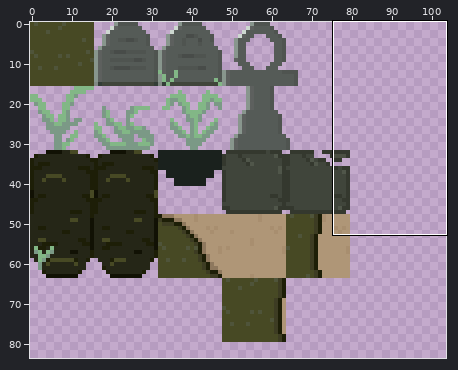
File history of a sprite sheet, Assets/shadow_hunters_tilemap_16.png. Above: a wide view before the commit, with the close-up outlined.
Close-up. Before:
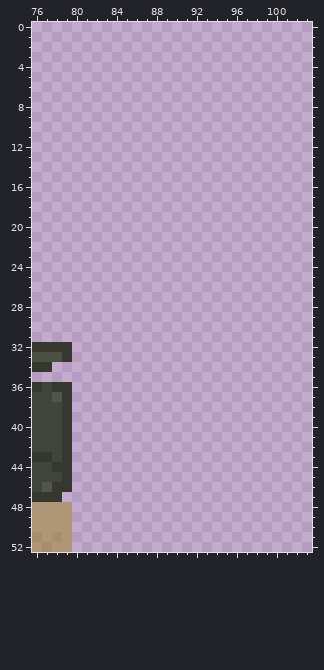
The file is 120x120 pixels. Colours within 5 levels of each other are drawn and written as one. Shown: x 76..103, y 0..52. The wide view leaves out empty margins.
The same view after the edit:
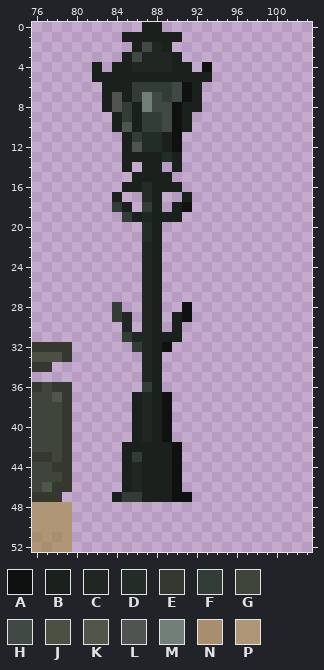
Palette (. is transparent): A #0e1110  B #1a211d  C #202622  D #222d27  E #34382e  F #333d37  G #40453b  H #404944  J #4b5043  K #50564a  L #4f5450  M #727f78  N #a88e6f  P #af9677
The edit:
y 0: x 87..88 .. -> BB
y 1: x 85..90 ...... -> BBBBBB
y 2: x 86..89 .... -> BHCB
y 3: x 85..90 ...... -> BHCCCB
y 4: x 82 . -> B; x 84..91 ........ -> BBCCCCBB; x 93 . -> A
y 5: x 82..93 ............ -> BBBBBBBBBBBB
y 6: x 83..92 .......... -> BBBFFFFHAB
y 7: x 83..92 .......... -> BLBFMHFHAB
y 8: x 83..92 .......... -> BLFBMHHABB
y 9: x 84..91 ........ -> BFBFFHAB
y 10: x 84..91 ........ -> BLBFFHAB
y 11: x 85..90 ...... -> BFDDBA
y 12: x 85..90 ...... -> BLDDBA
y 13: x 85..90 ...... -> BBBBDB
y 14: x 85 . -> B; x 87..88 .. -> BB; x 90 . -> B
y 15: x 86..89 .... -> BBBB
y 16: x 85..90 ...... -> BBDBBB
y 17: x 84 . -> B; x 87..88 .. -> DB; x 91 . -> B
y 18: x 84..85 .. -> FB; x 87..88 .. -> FB; x 90..91 .. -> BA
y 19: x 85..90 ...... -> FBCBBB
y 20..21: x 87..88 .. -> DB
y 22..27: x 87..88 .. -> CB
y 28: x 84 . -> F; x 87..88 .. -> CB; x 91 . -> A
y 29: x 84..85 .. -> FC; x 87..88 .. -> CB; x 90..91 .. -> BA
y 30: x 85 . -> C; x 87..88 .. -> CB; x 90 . -> B
y 31: x 85..90 ...... -> FCCBBB
y 32: x 86..89 .... -> FCBA
y 33..35: x 87..88 .. -> CB
y 36: x 87..88 .. -> FB
y 37..41: x 86..89 .... -> BCBA
y 42: x 85..90 ...... -> BBBBBA
y 43: x 85..90 ...... -> BFBBBA
y 44..46: x 85..90 ...... -> BCBBBA
y 47: x 84..91 ........ -> BFFBBBAA
Pixel boxes of the changes (left, top, right, bottom) in both close-ups:
added: (92, 22, 212, 502)
